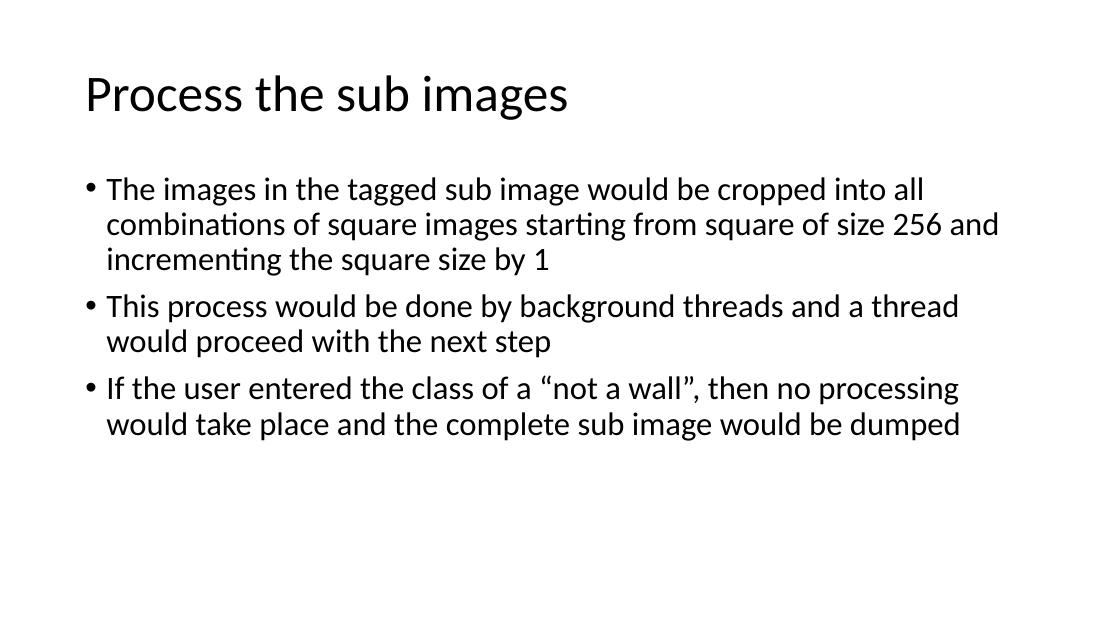
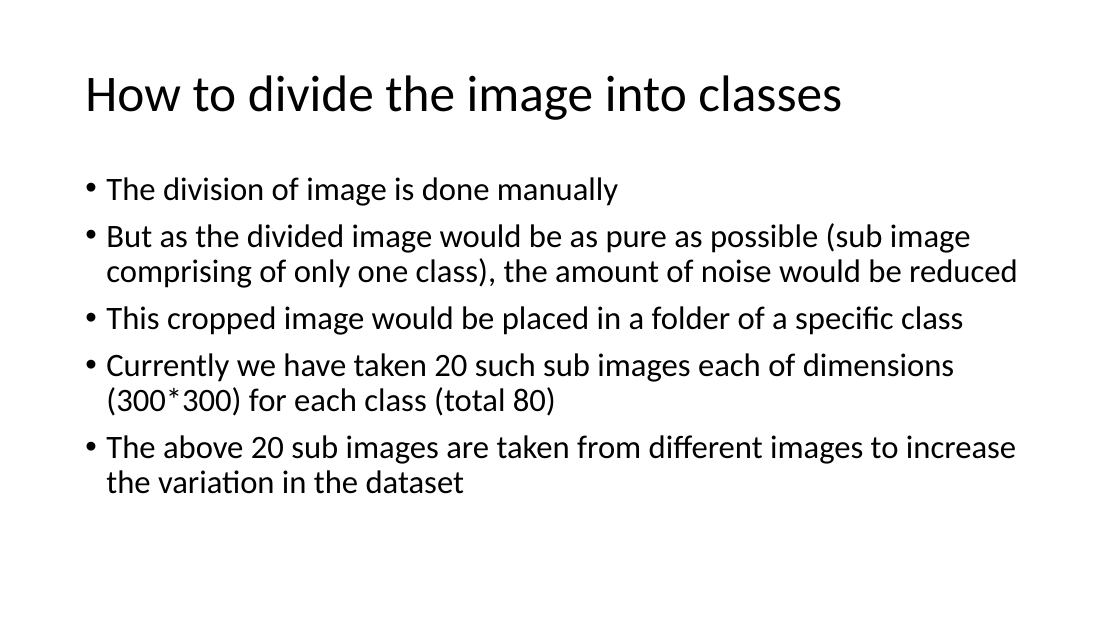
Before and after one commit to AdityaShenoy/Drones_For_Structural_Audit, a slide deck: slide 6 of ppt/Dataset Preprocessing Steps.pptx (slide 5 before the commit). Drawn at 1120x630 pixels with LibreOffice and Linux fonts; fonts in the diff are those of the drawing. Boxes give left, top, right and bottom in pixels: in the first picture for what was removed or moved away, otherwise in the second. Text is boxed around its words. In the diff, an @@ line names an element or a change of style, - is before the commit and + after.

```diff
--- a/ppt/Dataset Preprocessing Steps.pptx
+++ b/ppt/Dataset Preprocessing Steps.pptx
@@ title at (85,75,842,120): text changed @@
-Process the sub images
+How to divide the image into classes
@@ text at (106,177,1018,494): text changed @@
-• The images in the tagged sub image would be cropped into all combinations of square images starting from square of size 256 and incrementing the square size by 1
-• This process would be done by background threads and a thread would proceed with the next step
-• If the user entered the class of a “not a wall”, then no processing would take place and the complete sub image would be dumped
+• The division of image is done manually
+• But as the divided image would be as pure as possible (sub image comprising of only one class), the amount of noise would be reduced
+• This cropped image would be placed in a folder of a specific class
+• Currently we have taken 20 such sub images each of dimensions (300*300) for each class (total 80)
+• The above 20 sub images are taken from different images to increase the variation in the dataset
```
Also in this commit, not shown: 3 other slides changed, 6 slides added, 5 slides removed, 2 other files.
